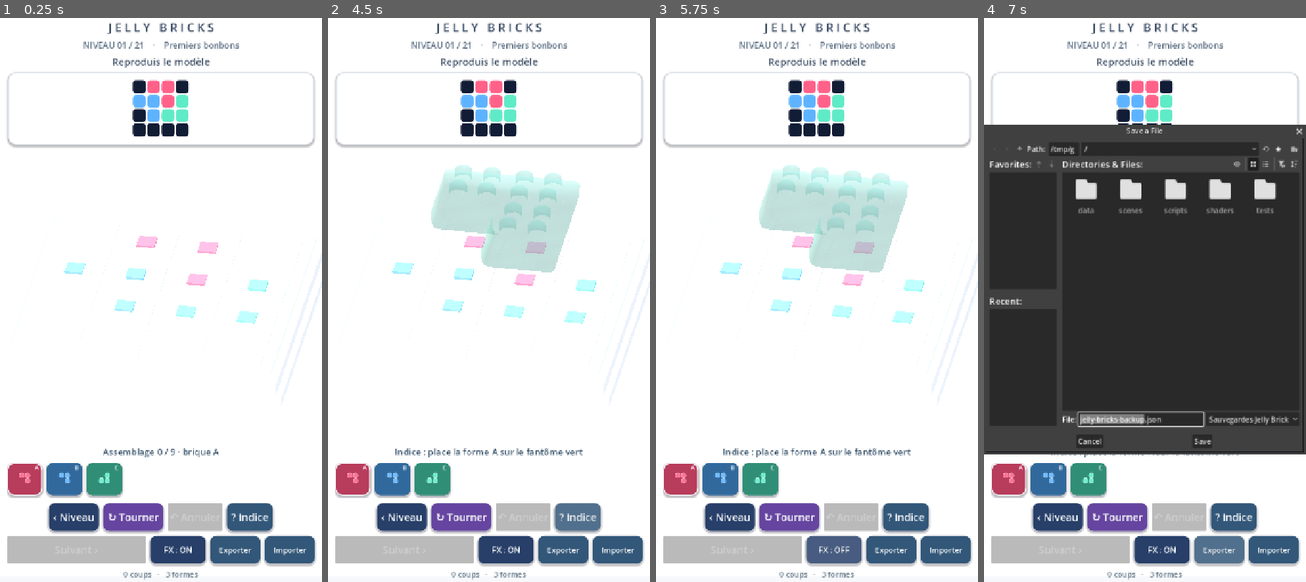
Above: before the commit, frames 1-4 (left to right).
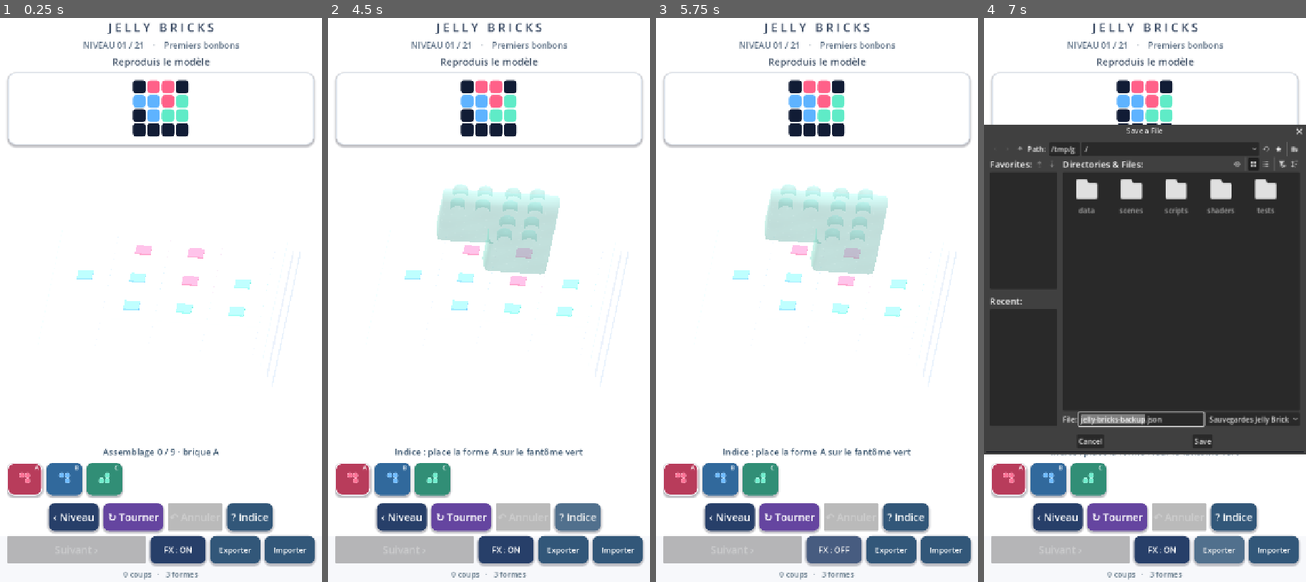
Above: after the commit, the same moments.

Repository: dbrckk/Jelly-bricks
Game: Godot game, scene res://scenes/main.tscn
Two runs of this game, one before a commit and one after it. Both use one fixed random seed, a clock stepped at 60 frames per second and the inputs below.
Inputs (mouse positions are in pixels of both pictures, inside the frame that each line leads up to):
- Up to frame 1 (0.25 s): no input
- Up to frame 2 (4.5 s): click (353, 480) at 0.52 s; click (392, 480) at 1.27 s; click (431, 480) at 2.02 s; click "‹ Niveau" at 2.75 s; click "↻ Tourner" at 3.5 s; click "? Indice" at 4.25 s
- Up to frame 3 (5.75 s): click "FX : ON" at 5 s
- Up to frame 4 (7 s): click "FX : OFF" at 5.75 s; click "Exporter" at 6.5 s

The runs differ from the first frame. In frame 1, 1.3% of the frame differs, in the area x 19-90%, y 38-57%; in frame 2, 4.5%, in the area x 19-90%, y 26-57%; in frame 3, 4.5%; in frame 4, 1.1%.

Commit message:
render(native): frame the entire deeper candy stage in portrait with three-quarter perspective

Diff:
--- a/native-godot/scripts/game_root.gd
+++ b/native-godot/scripts/game_root.gd
@@ -709,8 +709,10 @@
     ids.sort()
     selected_id = String(ids[0]) if not ids.is_empty() else ""
     selected_turns = 0
-    camera.size = float(size) * 2.3
-    camera.position = Vector3(size * .24, size * .83, size * 1.34)
+    # Maintain a full-board composition across 4..7-cell puzzles and
+    # portrait aspect ratios; leave breathing room around deep 3D bricks.
+    camera.size = float(size) * 2.70
+    camera.position = Vector3(size * .15, size * .83, size * 1.34)
     camera.look_at(Vector3.ZERO)
     stage_label.text = "NIVEAU %02d / %02d    ·    %s" % [
         current_level + 1, levels.size(), String(level["name"])]
